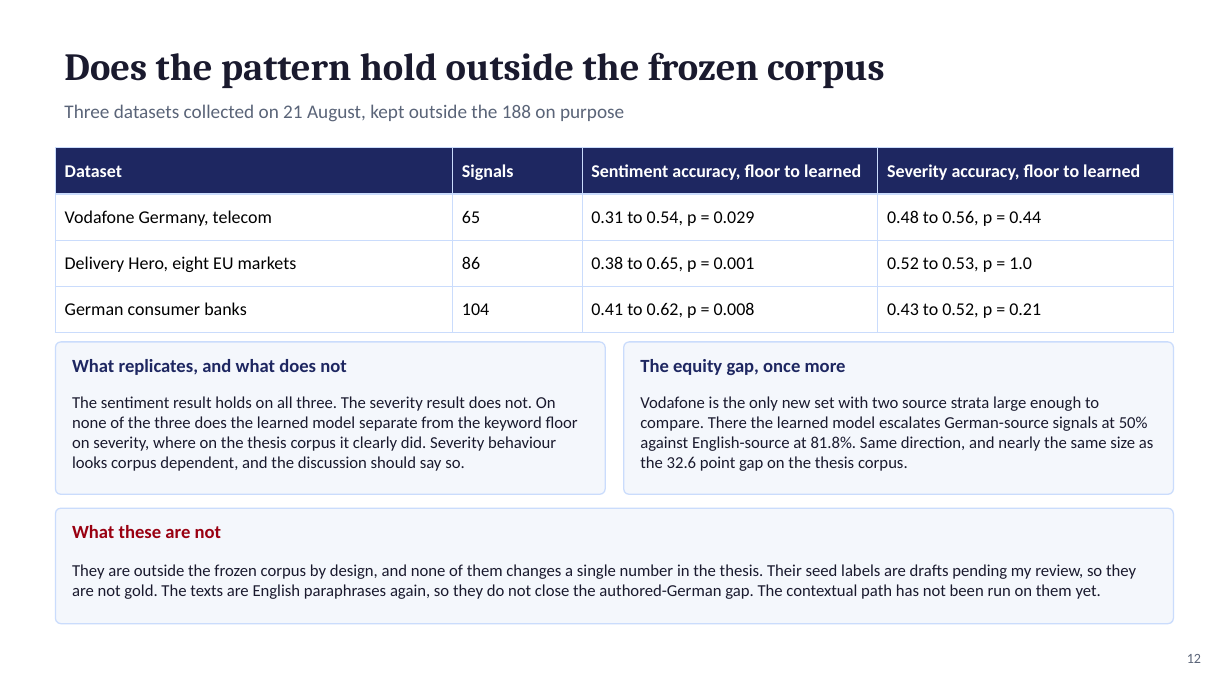
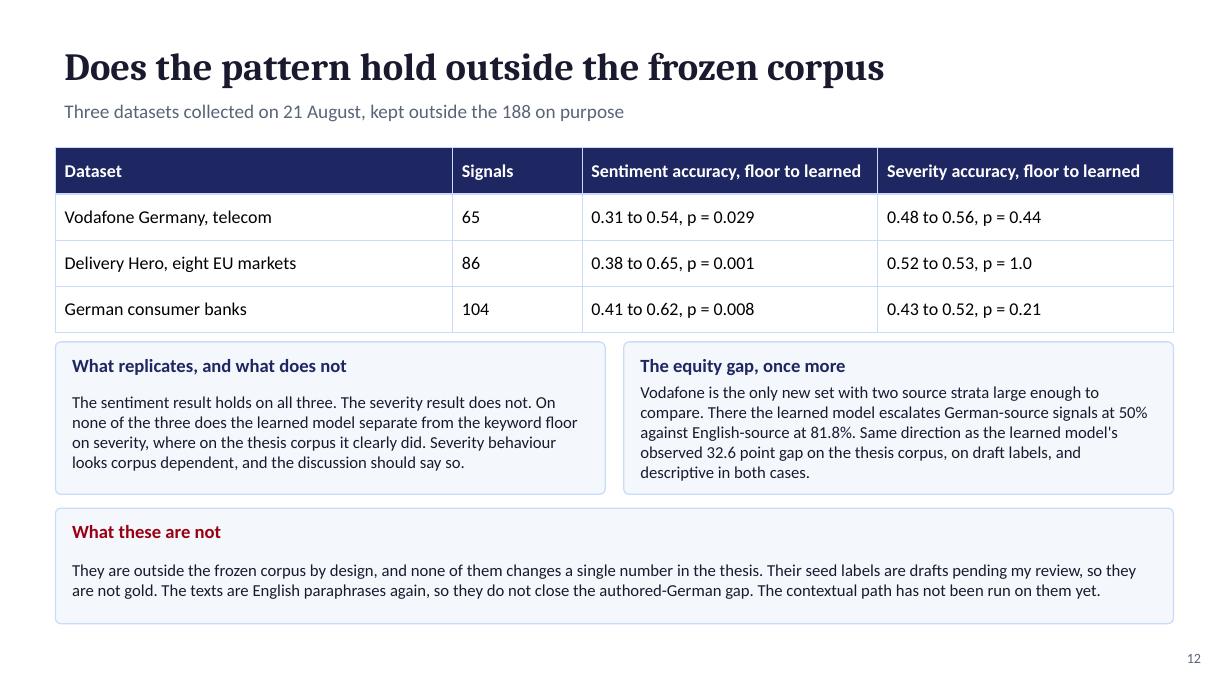
Before and after one commit to fogu13/CLARA, a slide deck: slide 12 of thesis/defense/defense_deck.pptx. Drawn at 1232x693 pixels with LibreOffice and Linux fonts; fonts in the diff are those of the drawing. Boxes give left, top, right and bottom in pixels: in the first picture for what was removed or moved away, otherwise in the second. Text is boxed around its words. In the diff, an @@ line names an element or a change of style, - is before the commit and + after.

```diff
--- a/thesis/defense/defense_deck.pptx
+++ b/thesis/defense/defense_deck.pptx
@@ text at (640, 386, 1148, 481): text changed @@
-Vodafone is the only new set with two source strata large enough to compare. There the learned model escalates German-source signals at 50% against English-source at 81.8%. Same direction, and nearly the same size as the 32.6 point gap on the thesis corpus.
+Vodafone is the only new set with two source strata large enough to compare. There the learned model escalates German-source signals at 50% against English-source at 81.8%. Same direction as the learned model's observed 32.6 point gap on the thesis corpus, on draft labels, and descriptive in both cases.
```
Also in this commit, not shown: 7 other slides changed.
